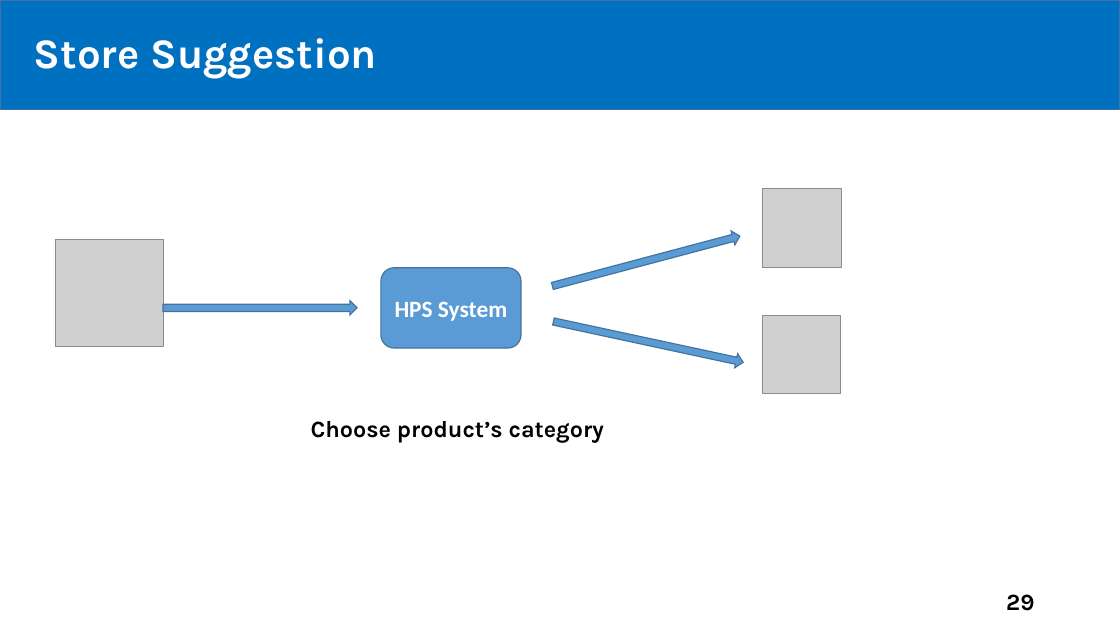
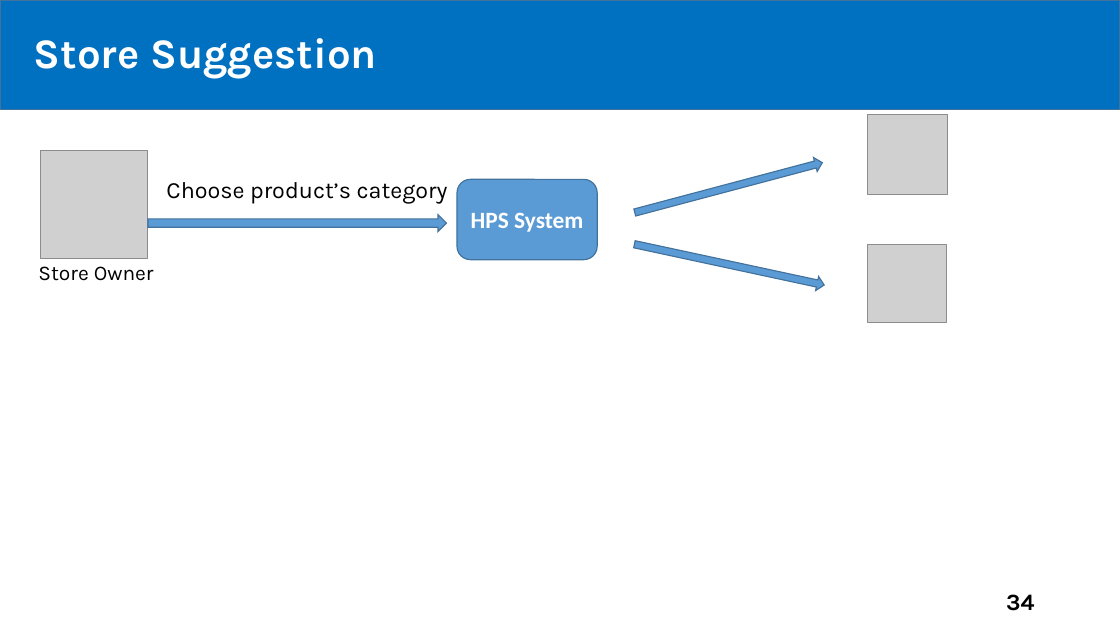
Before and after one commit to tiendan3108/CP, a slide deck: slide 34 of Source/Presentation/PreFinalPresentation.pptx (slide 29 before the commit). Drawn at 1120x630 pixels with LibreOffice and Linux fonts; fonts in the diff are those of the drawing; grey boxes stand for pictures. Boxes give left, top, right and bottom in pixels: in the first picture for what was removed or moved away, otherwise in the second. Text is boxed around its words. In the diff, an @@ line names an element or a change of style, - is before the commit and + after.

Commit message:
update

```diff
--- a/Source/Presentation/PreFinalPresentation.pptx
+++ b/Source/Presentation/PreFinalPresentation.pptx
@@ picture: place and size @@
-picture at (763, 188, 843, 268)
+picture at (868, 115, 948, 195)
@@ picture: place and size @@
-picture at (55, 239, 163, 347)
+picture at (40, 150, 148, 258)
@@ text "Choose product’s category": place and size @@
-text "Choose product’s category" at (311, 421, 604, 442)
+text "Choose product’s category" at (166, 182, 448, 203)
@@ text "Choose product’s category" at (166, 182, 448, 203): bold off @@
@@ right arrow: place and size @@
-right arrow at (551, 229, 742, 293)
+right arrow at (633, 156, 824, 220)
@@ rounded rectangle "HPS System": place and size @@
-rounded rectangle "HPS System" at (381, 268, 521, 349)
+rounded rectangle "HPS System" at (457, 180, 597, 260)
@@ right arrow: place and size @@
-right arrow at (163, 301, 357, 315)
+right arrow at (148, 215, 446, 232)
@@ right arrow: place and size @@
-right arrow at (552, 314, 745, 369)
+right arrow at (633, 237, 826, 292)
@@ text added at (38, 266, 154, 281), 18 pt, text #000000 @@
+Store Owner
@@ picture: place and size @@
-picture at (763, 315, 841, 393)
+picture at (868, 245, 946, 323)
@@ page number at (1006, 594, 1034, 611): text changed @@
-29
+34
```
Also in this commit, not shown: 24 other slides changed, 14 slides added.
